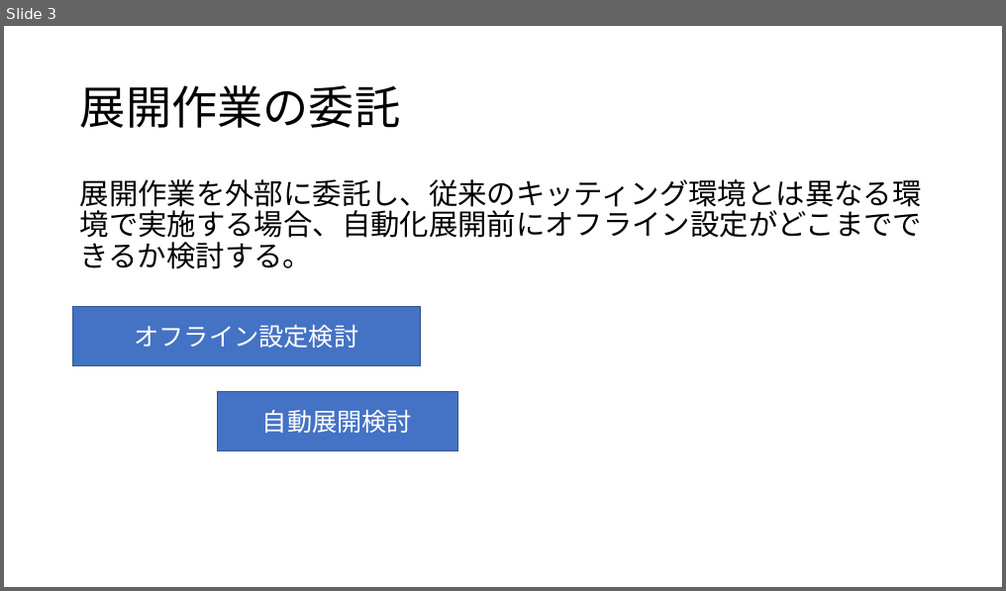
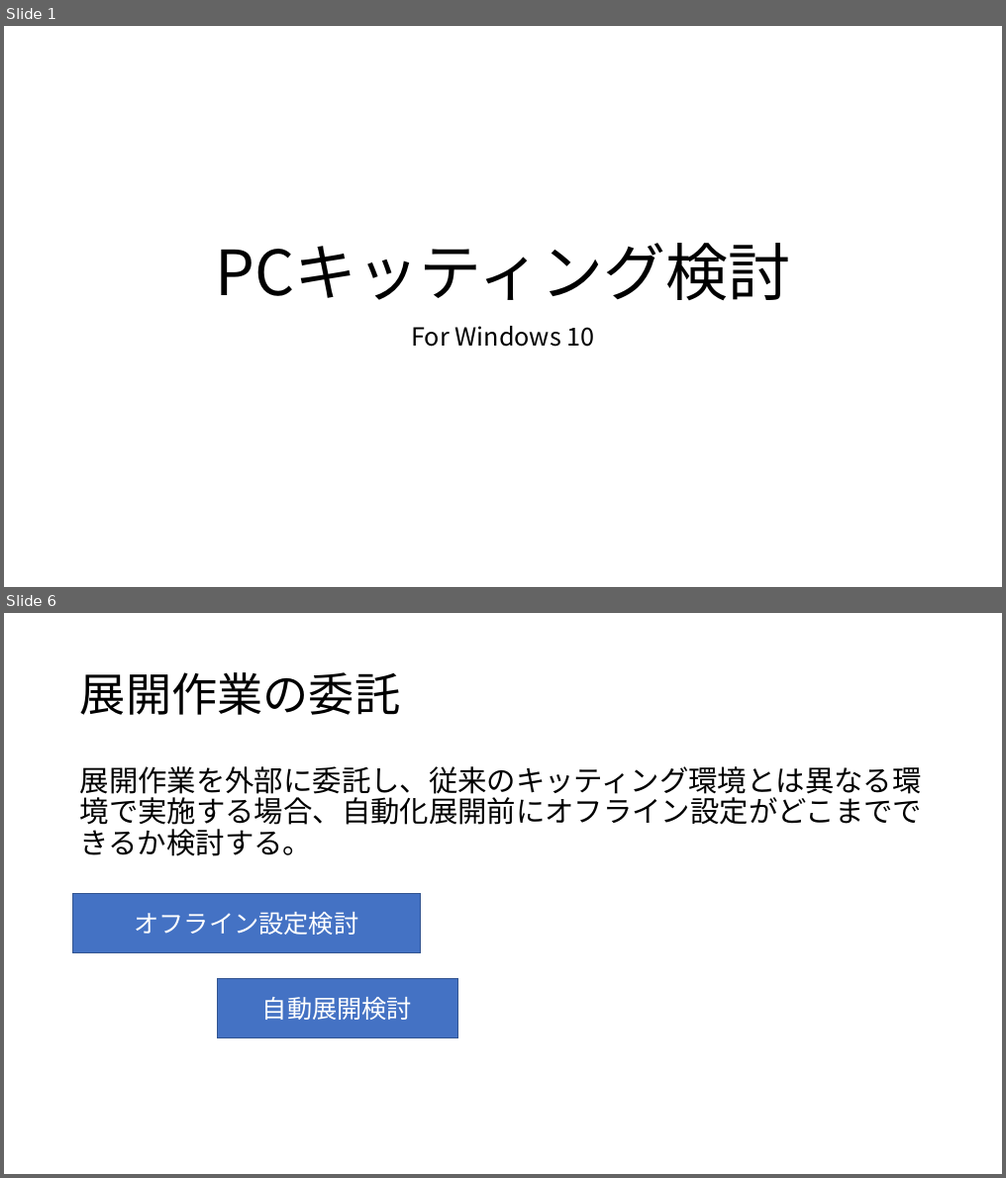
Before and after one commit to satoki-shiro/Sharing, a slide deck: PCイメージ展開.pptx. Shown one above the other, each under a label of ours: slide 3 before the commit, slides 1 and 6 after it; the slides between them are not shown. The pictures are 1006x591 and 1006x1178 pixels, drawn with LibreOffice and Linux fonts; fonts in the diff are those of the drawing. Boxes give left, top, right and bottom in pixels: in the first picture for what was removed or moved away, otherwise in the second. Text is boxed around its words. In the diff, an @@ line names an element or a change of style, - is before the commit and + after.

```diff
--- a/PCイメージ展開.pptx
+++ b/PCイメージ展開.pptx
@@ slide 1 added at <box>4,26,1002,587</box>, background #FFFFFF @@
@@ title added at <box>216,243,790,300</box>, 60 pt, text #000000 @@
+PCキッティング検討
@@ subtitle added at <box>411,326,595,347</box>, 24 pt, text #000000 @@
+For Windows 10
@@ what was slide 3 is now slide 6 @@
```
Also in this commit, not shown: 1 slide changed, 3 other slides added, 1 slide removed, 1 other file.
